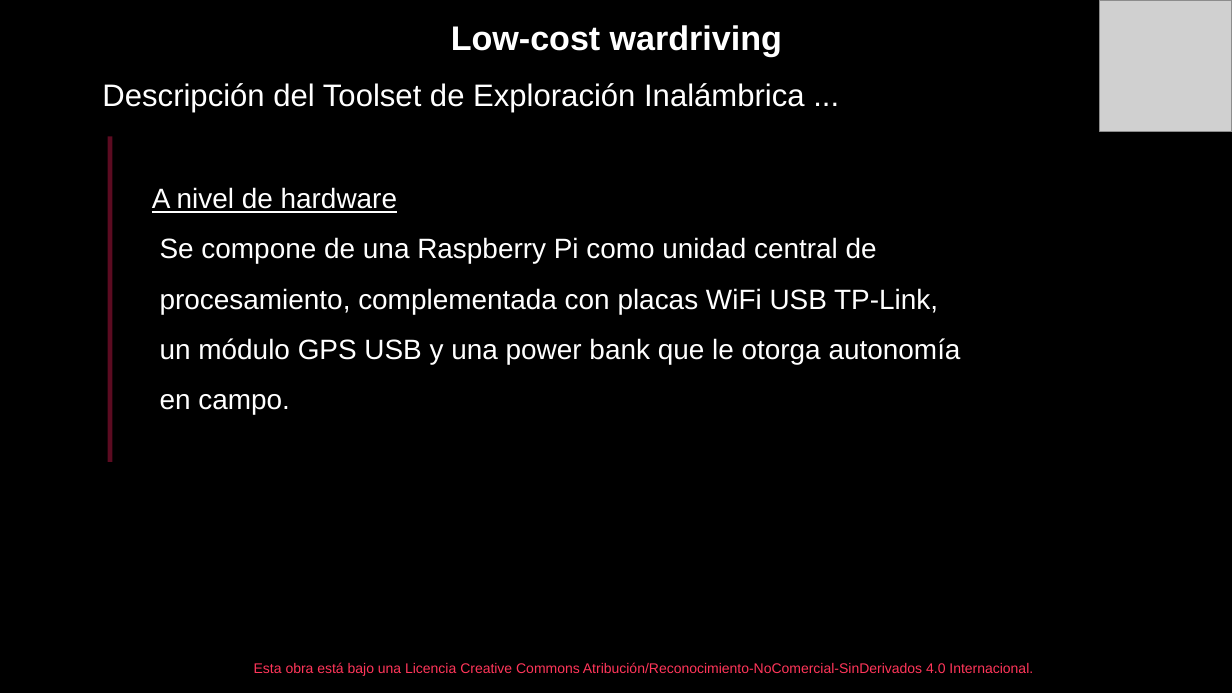
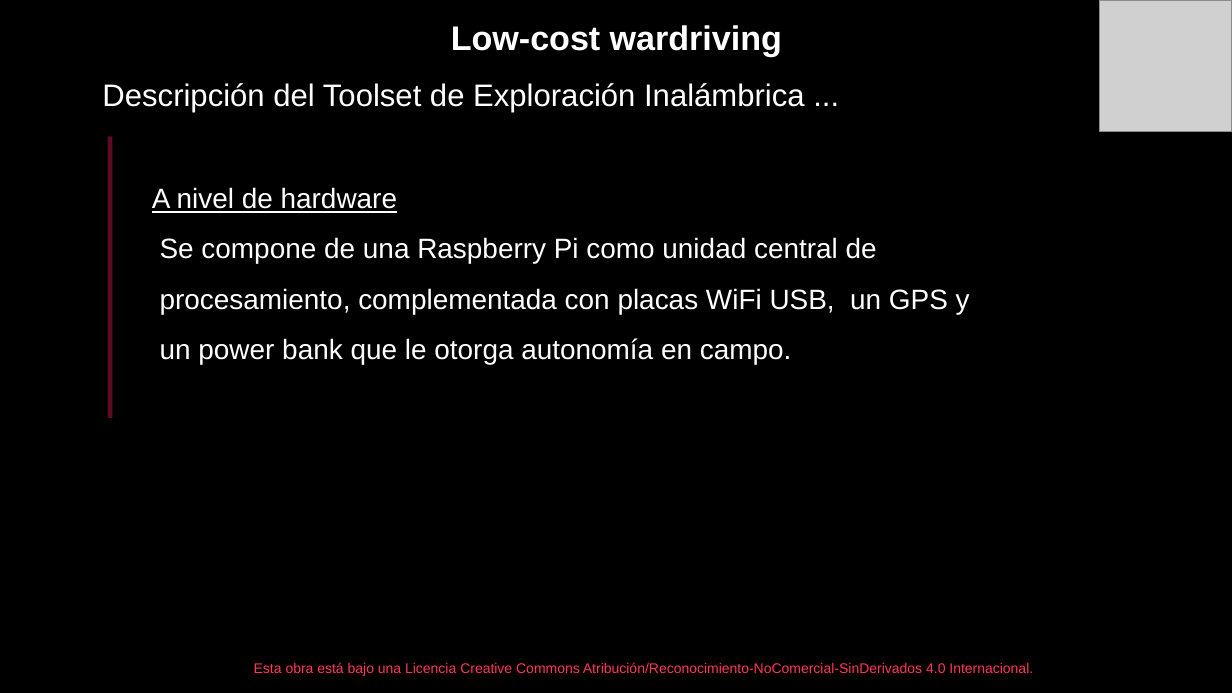
Before and after one commit to seguridaddgin/toolset-wardriving, a slide deck: slide 7 of eko2025/Diapositivas - Low-Cost Wardriving.odp. Drawn at 1232x693 pixels with LibreOffice and Linux fonts; fonts in the diff are those of the drawing; grey boxes stand for pictures. Boxes give left, top, right and bottom in pixels: in the first picture for what was removed or moved away, otherwise in the second. Text is boxed around its words. In the diff, an @@ line names an element or a change of style, - is before the commit and + after.

```diff
--- a/eko2025/Diapositivas - Low-Cost Wardriving.odp
+++ b/eko2025/Diapositivas - Low-Cost Wardriving.odp
@@ line moved from (110, 136) - (110, 462) to (110, 136) - (110, 418) @@
@@ text at <box>152,187,970,364</box>: text changed @@
-A nivel de hardware
-Se compone de una Raspberry Pi como unidad central de
-procesamiento, complementada con placas WiFi USB TP-Link,
-un módulo GPS USB y una power bank que le otorga autonomía
-en campo.
+A nivel de hardware
+Se compone de una Raspberry Pi como unidad central de
+procesamiento, complementada con placas WiFi USB, un GPS y
+un power bank que le otorga autonomía en campo.
```
Also in this commit, not shown: 1 other slide changed, 4 other files.
